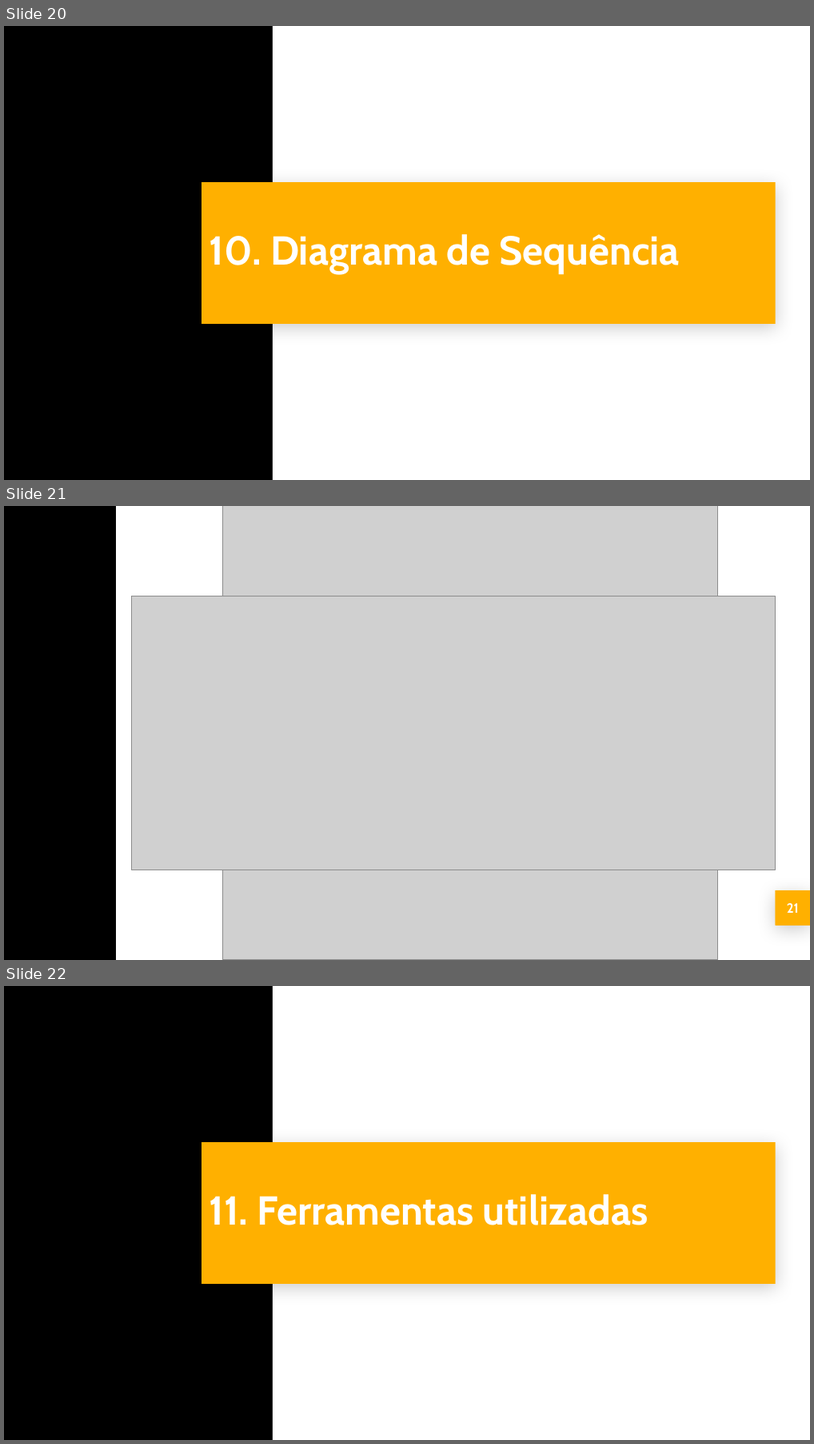
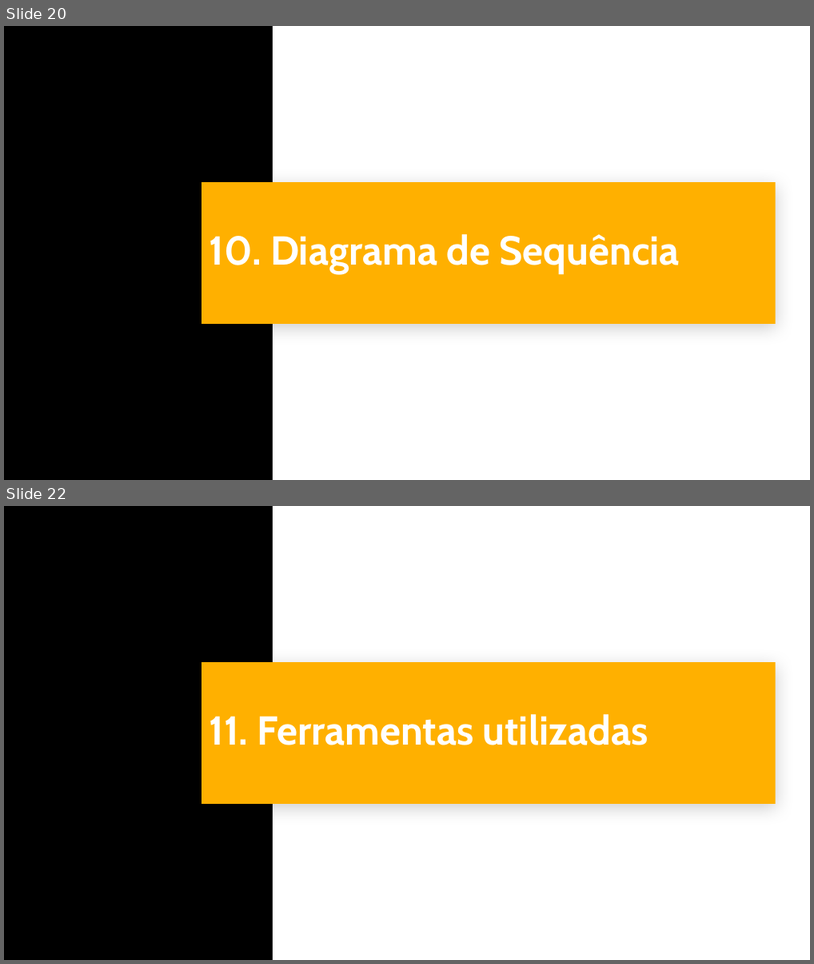
Before and after one commit to llmel/projeto2, a slide deck: documentacao/Slide/Slides Banca TCM.pptx. Shown one above the other, each under a label of ours: slides 20, 21 and 22 before the commit, slides 20 and 22 after it; the slides between them are not shown. The pictures are 814x1444 and 814x964 pixels, drawn with LibreOffice and Linux fonts; fonts in the diff are those of the drawing; grey boxes stand for pictures. Boxes give left, top, right and bottom in pixels: in the first picture for what was removed or moved away, otherwise in the second. Text is boxed around its words. In the diff, an @@ line names an element or a change of style, - is before the commit and + after.

```diff
--- a/documentacao/Slide/Slides Banca TCM.pptx
+++ b/documentacao/Slide/Slides Banca TCM.pptx
@@ slide 21 removed at (4,506,810,960), background #000000 @@
@@ rectangle removed at (116,506,810,959) @@
@@ picture removed at (222,506,718,959) @@
@@ picture removed at (131,596,776,870) @@
@@ rectangle removed at (776,890,810,924) @@
@@ page number removed at (776,890,810,924) @@
-21
```
Also in this commit, not shown: 12 slides changed, 4 slides added, 3 other slides removed.
